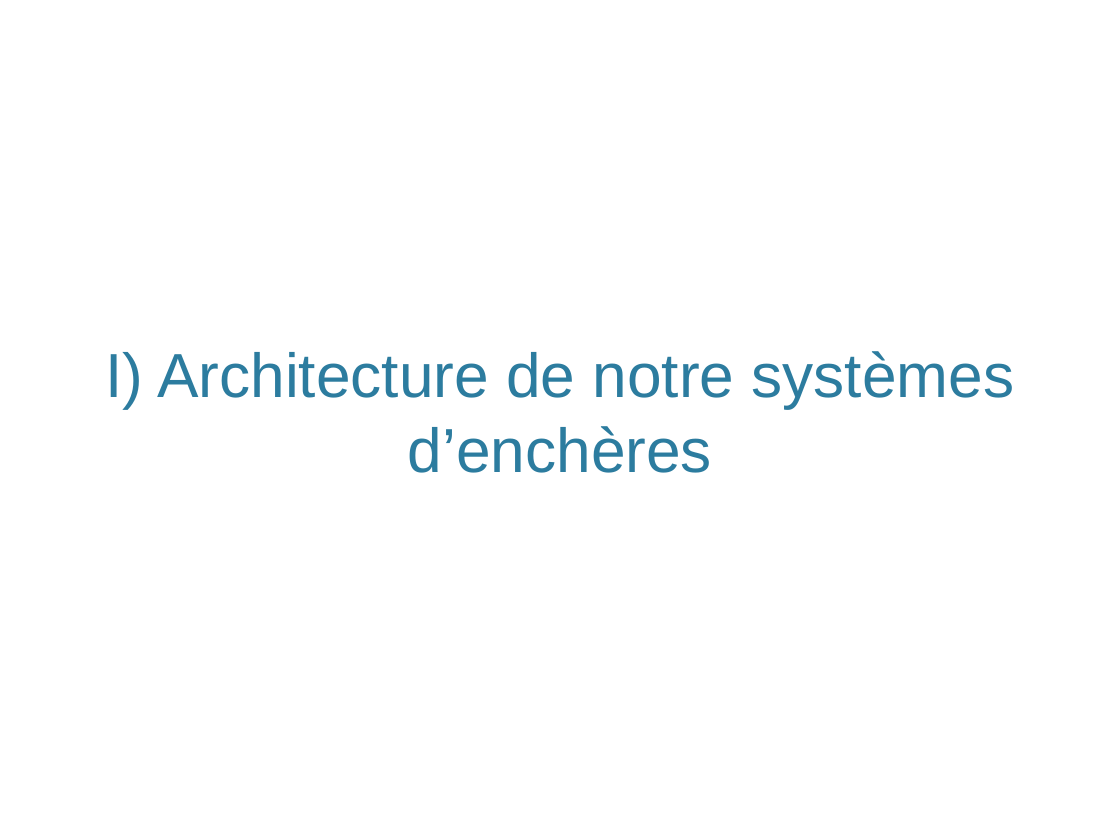
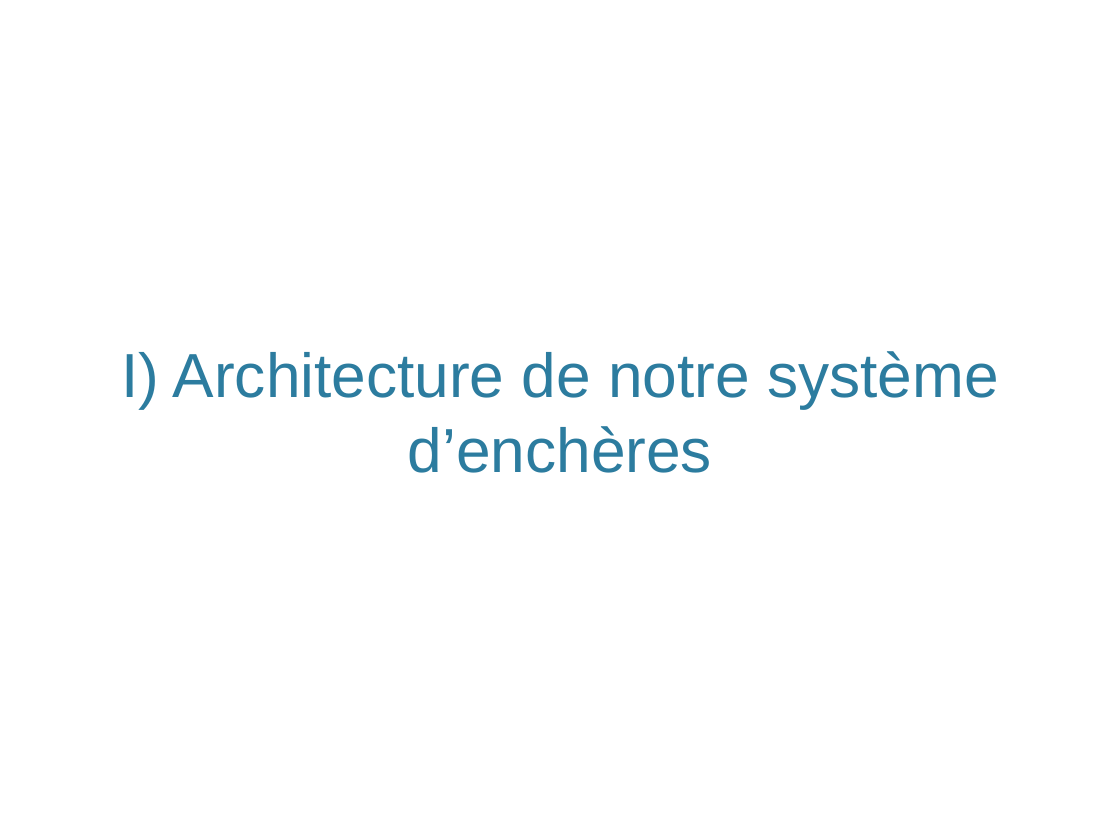
Before and after one commit to EzioGalante/ProjetPOO, a slide deck: slide 3 of Doc/EasyBid.pptx. Drawn at 1120x840 pixels with LibreOffice and Linux fonts; fonts in the diff are those of the drawing; background and template pictures are left out. Boxes give left, top, right and bottom in pixels: in the first picture for what was removed or moved away, otherwise in the second. Text is boxed around its words. In the diff, an @@ line names an element or a change of style, - is before the commit and + after.

```diff
--- a/Doc/EasyBid.pptx
+++ b/Doc/EasyBid.pptx
@@ title at [121,351,999,473]: text changed @@
-I) Architecture de notre systèmes d’enchères
+I) Architecture de notre système d’enchères
```
Also in this commit, not shown: 1 other slide changed, 1 slide added.
